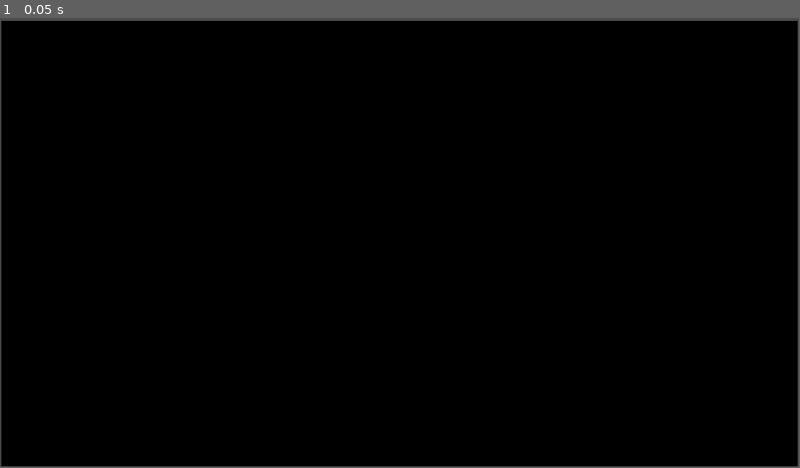
Above: before the commit, frame 1.
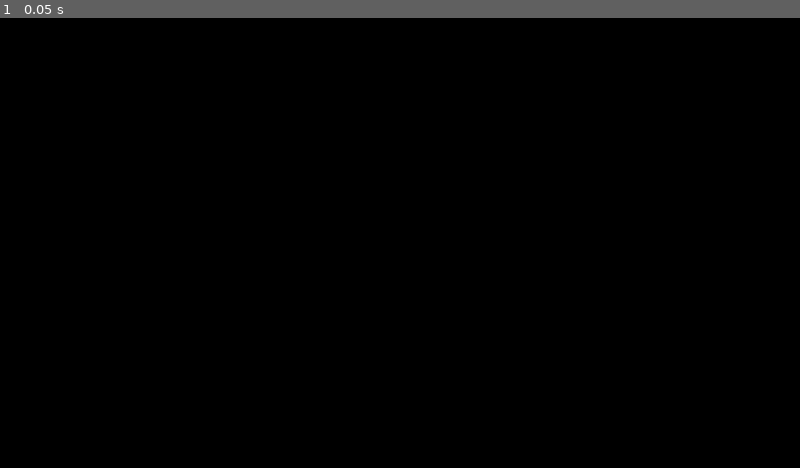
Above: after the commit, the same moment.

Repository: lucaanescu/Road-To-Victory-Game-
Game: Godot game, scene res://Game_start.tscn
The game is run twice, just before and just after one commit, with the same random seed, the same clock (stepped at 60 frames per second) and the same inputs.
Inputs:
- Up to frame 1 (0.05 s): no input
The window is 799x449 before the commit and 800x450 after it. Grey fills any space a smaller window leaves; there, only what the larger window draws over its background counts as a difference.

The runs differ from the first frame. In frame 1, 1.4% of the frame differs, in the area x 0-100%, y 0-100%.

Commit message:
background 1.2
adjusted the background image to fit the sceen size more

Diff:
--- a/road-to-victory/Game_start.tscn
+++ b/road-to-victory/Game_start.tscn
@@ -49,16 +49,23 @@
 anchor_bottom = 1.0
 grow_horizontal = 2
 grow_vertical = 2
+scale = Vector2(1.00119, 0.99613)
+size_flags_horizontal = 3
+size_flags_vertical = 3
 texture = ExtResource("1_v4lbx")
-expand_mode = 3
 stretch_mode = 3
+metadata/_edit_use_anchors_ = true
 
 [node name="ColorRect" type="ColorRect" parent="."]
+visible = false
 modulate = Color(0, 0, 0, 1)
-offset_left = 2.0
-offset_top = 4.0
-offset_right = 1150.0
-offset_bottom = 647.0
+anchors_preset = 15
+anchor_right = 1.0
+anchor_bottom = 1.0
+grow_horizontal = 2
+grow_vertical = 2
+size_flags_horizontal = 3
+size_flags_vertical = 3
 color = Color(0, 0, 0, 1)
 
 [node name="AnimationPlayer" type="AnimationPlayer" parent="."]
--- a/road-to-victory/project.godot
+++ b/road-to-victory/project.godot
@@ -14,3 +14,9 @@
 run/main_scene="res://Game_start.tscn"
 config/features=PackedStringArray("4.3", "Forward Plus")
 config/icon="res://icon.svg"
+
+[display]
+
+window/stretch/mode="canvas_items"
+window/stretch/scale=2.0
+window/vsync/vsync_mode=0
Binary file added: road-to-victory/Characters/Background(84).png
Not shown, added: road-to-victory/Characters/Background(84).png.import
Binary file added: road-to-victory/Characters/Background(85).png
Not shown, added: road-to-victory/Characters/Background(85).png.import
